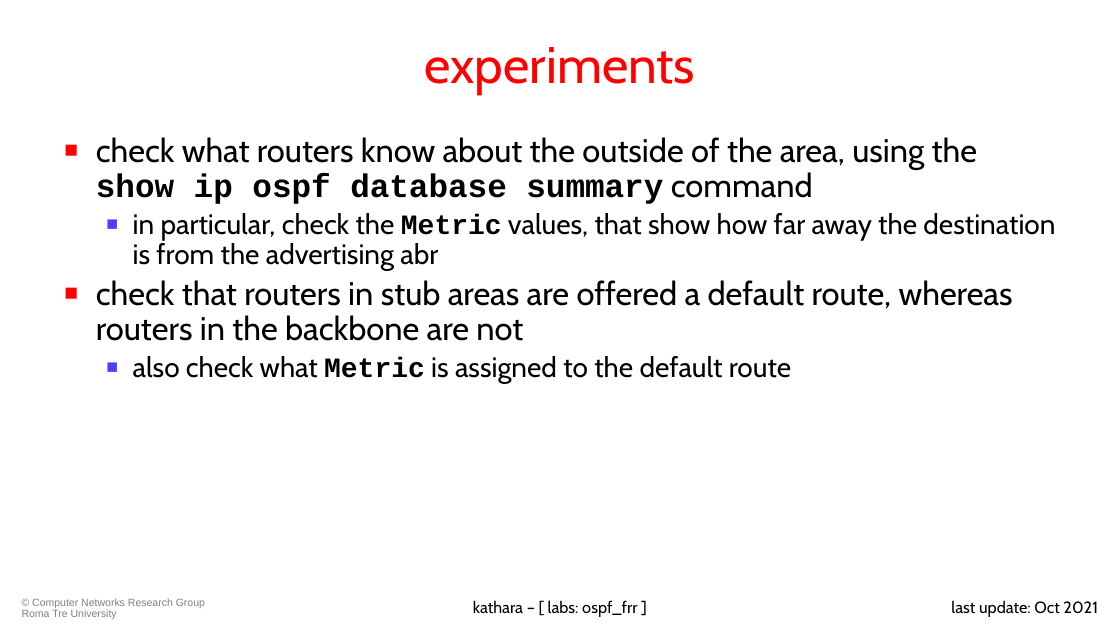
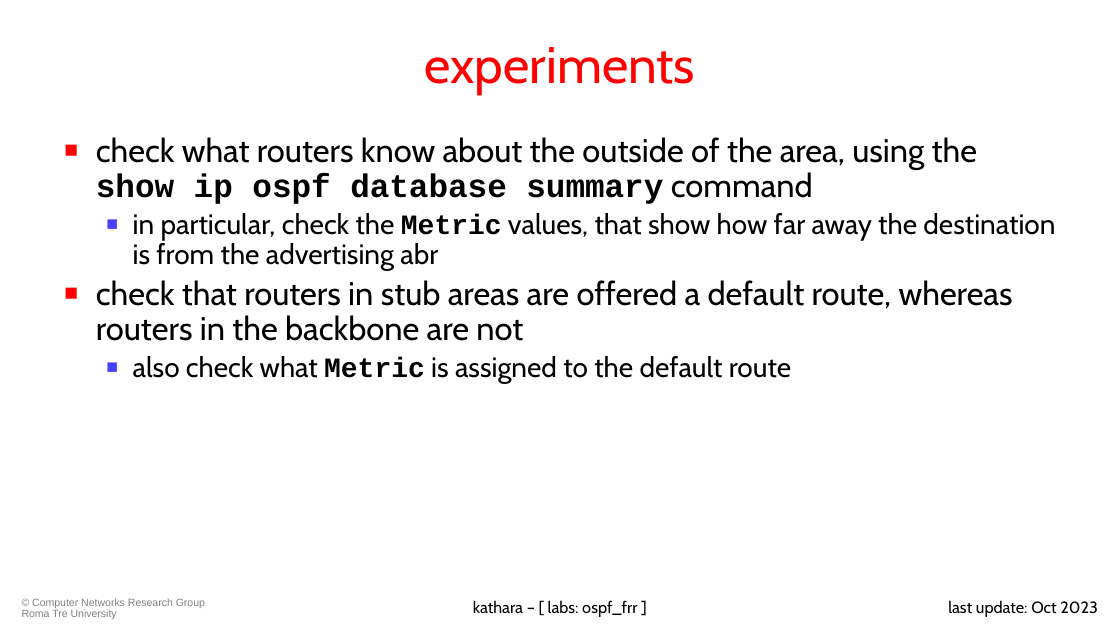
Before and after one commit to KatharaFramework/Kathara-Labs, a slide deck: slide 67 of main-labs/intradomain-routing/frr/ospf/020-kathara-lab_ospf.pptx. Drawn at 1120x630 pixels with LibreOffice and Linux fonts; fonts in the diff are those of the drawing; background and template pictures are left out. Boxes give left, top, right and bottom in pixels: in the first picture for what was removed or moved away, otherwise in the second. Text is boxed around its words. In the diff, an @@ line names an element or a change of style, - is before the commit and + after.

```diff
--- a/main-labs/intradomain-routing/frr/ospf/020-kathara-lab_ospf.pptx
+++ b/main-labs/intradomain-routing/frr/ospf/020-kathara-lab_ospf.pptx
@@ text at bbox=[948, 600, 1098, 617]: text changed @@
-last update: Oct 2021
+last update: Oct 2023
```
Also in this commit, not shown: 70 other slides changed, 1 other file.
